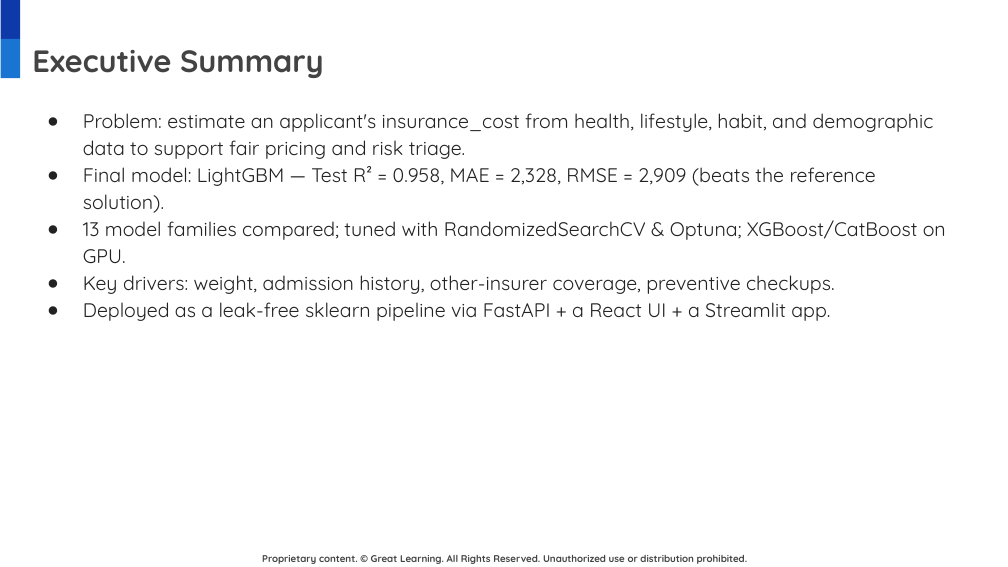
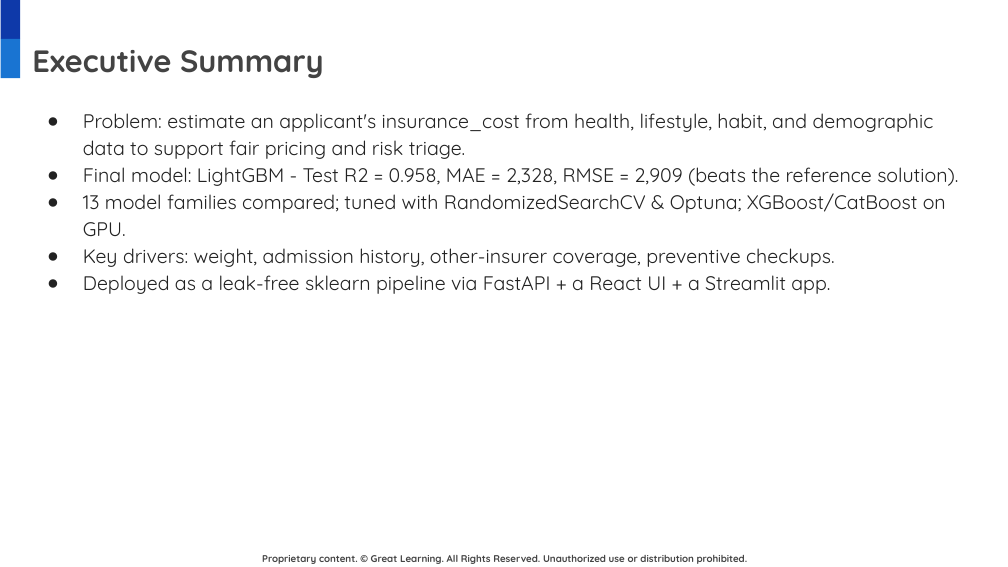
Before and after one commit to gunjan075/gl-capstone, a slide deck: slide 3 of Insurance_Price_Prediction_Final_Presentation.pptx. Drawn at 1008x567 pixels with LibreOffice and Linux fonts; fonts in the diff are those of the drawing; background and template pictures are left out. Boxes give left, top, right and bottom in pixels: in the first picture for what was removed or moved away, otherwise in the second. Text is boxed around its words. In the diff, an @@ line names an element or a change of style, - is before the commit and + after.

```diff
--- a/Insurance_Price_Prediction_Final_Presentation.pptx
+++ b/Insurance_Price_Prediction_Final_Presentation.pptx
@@ text at (83,167,958,186): text changed @@
-● Final model: LightGBM — Test R² = 0.958, MAE = 2,328, RMSE = 2,909 (beats the reference solution).
+● Final model: LightGBM - Test R2 = 0.958, MAE = 2,328, RMSE = 2,909 (beats the reference solution).
```
Also in this commit, not shown: 15 other slides changed, 22 other files.
